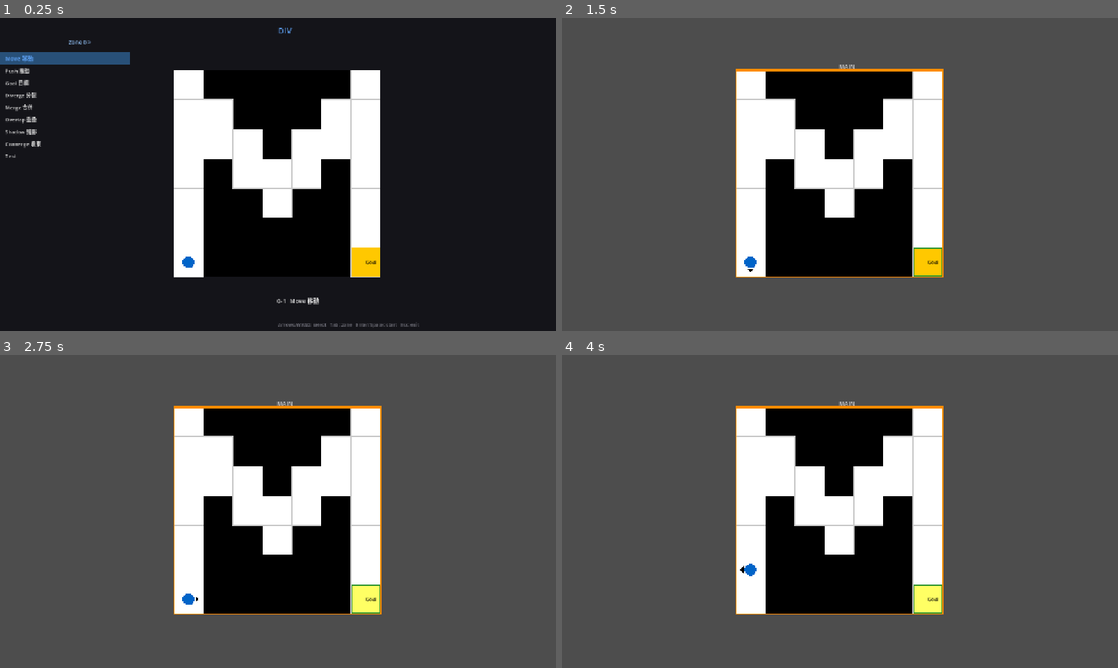
Above: before the commit, frames 1-4 (two rows, left to right).
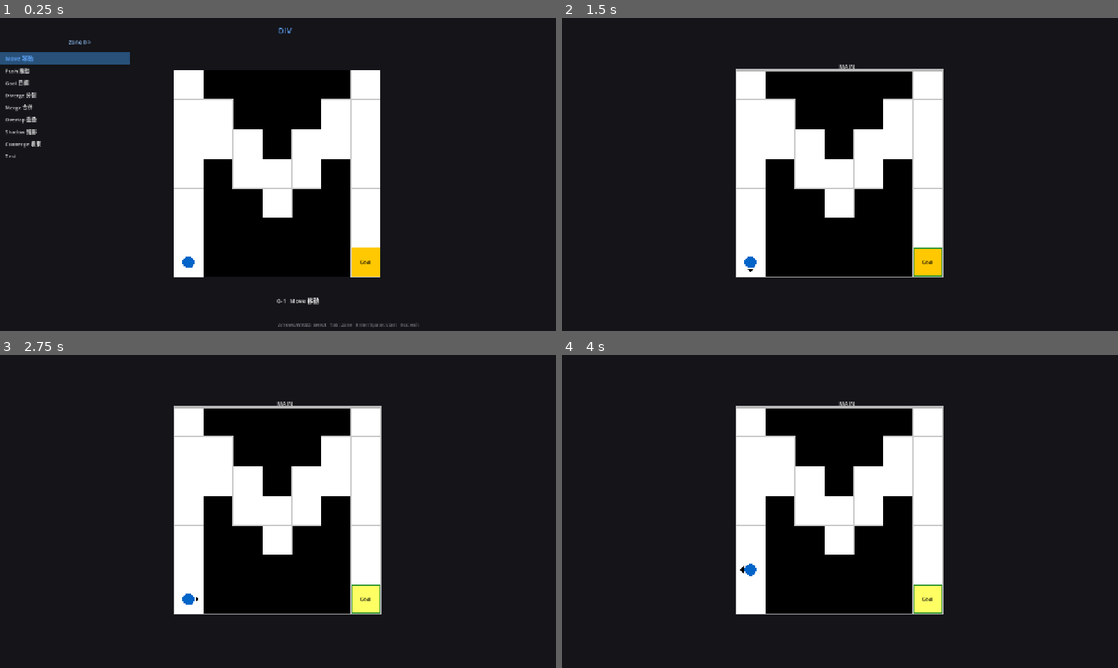
Above: after the commit, the same moments.

Repository: Periodev/DIV
Game: Godot game, scene res://scenes/main.tscn
The game is run twice, just before and just after one commit, with the same random seed, the same clock (stepped at 60 frames per second) and the same inputs.
Inputs:
- Up to frame 1 (0.25 s): no input
- Up to frame 2 (1.5 s): tap Enter at 0.5 s; hold D 0.53-1.28 s; tap R at 0.6 s; tap Space at 0.77 s; hold S from 1.28 s (still down); tap V at 1.35 s
- Up to frame 3 (2.75 s): tap Space at 1.52, 2 s; release S at 2.03 s; hold D from 2.03 s (still down); tap C at 2.1 s
- Up to frame 4 (4 s): release D at 2.78 s; hold W 2.78-3.53 s; tap F at 2.85 s; tap Space at 3.02, 3.77 s; tap Enter at 3.5 s; hold A from 3.53 s (still down); tap X at 3.6 s

The runs differ from the first frame. In frame 1, less than 0.1% of the frame differs, in the area x 64-68%, y 77-79%; in frame 2, 76%, in the area x 0-100%, y 0-100%; in frame 3, 76%; in frame 4, 76%.

Commit message:
Polish game rendering parity: background, borders, text centering, overlays

Diff:
--- a/godot/scenes/game_scene.tscn
+++ b/godot/scenes/game_scene.tscn
@@ -5,6 +5,20 @@
 
 [node name="GameScene" type="Node2D"]
 script = ExtResource("1")
+
+[node name="BG" type="CanvasLayer" parent="."]
+layer = -20
+
+[node name="Background" type="ColorRect" parent="BG"]
+anchors_preset = 15
+anchor_right = 1.0
+anchor_bottom = 1.0
+offset_left = 0.0
+offset_top = 0.0
+offset_right = 0.0
+offset_bottom = 0.0
+mouse_filter = 2
+color = Color(0.0784314, 0.0784314, 0.0980392, 1)
 
 [node name="Renderer0" type="Node2D" parent="."]
 script = ExtResource("2")
@@ -29,6 +43,18 @@
 theme_override_font_sizes/font_size = 20
 theme_override_colors/font_color = Color(0.9, 0.9, 0.9, 1)
 
+[node name="OverlayBackdrop" type="ColorRect" parent="UI"]
+visible = false
+anchors_preset = 15
+anchor_right = 1.0
+anchor_bottom = 1.0
+offset_left = 0.0
+offset_top = 0.0
+offset_right = 0.0
+offset_bottom = 0.0
+mouse_filter = 2
+color = Color(0, 0, 0, 0.72)
+
 [node name="OverlayLabel" type="Label" parent="UI"]
 visible = false
 anchors_preset = 8
@@ -44,4 +70,6 @@
 horizontal_alignment = 1
 vertical_alignment = 1
 theme_override_font_sizes/font_size = 32
-theme_override_colors/font_color = Color(1, 1, 1, 1)
+theme_override_constants/outline_size = 4
+theme_override_colors/font_color = Color(1, 0.9, 0.35, 1)
+theme_override_colors/font_outline_color = Color(0, 0, 0, 1)
--- a/godot/scripts/GameRenderer.gd
+++ b/godot/scripts/GameRenderer.gd
@@ -19,7 +19,6 @@
 const COLOR_SWITCH_ON    := Color8(255, 200, 0)
 const COLOR_SWITCH_INNER := Color8(90, 90, 90)
 const COLOR_SWITCH_ON_B  := Color8(160, 120, 0)       # dark amber border (on)
-const COLOR_SWITCH_OFF_B := Color8(160, 160, 160)     # border (off)
 const COLOR_HOLE         := Color8(60, 40, 20)
 const COLOR_NO_CARRY     := Color8(255, 100, 100)
 const COLOR_BRANCH       := Color8(50, 150, 50)
@@ -80,7 +79,6 @@
 	var eff: float = _spec.cell_size * _spec.scale   # effective pixel size per cell
 	var gpx: float = eff * gs                         # total panel size in pixels
 	var a:   float = _spec.alpha
-
 	# Background
 	draw_rect(Rect2(0, 0, gpx, gpx), _col(COLOR_BG, a))
 
@@ -144,7 +142,7 @@
 				draw_rect(br, _col(COLOR_GOAL_BORDER, a), false, maxf(1.0, 4.0 * cell_scale))
 			else:
 				draw_rect(rect, _col(COLOR_GOAL_OFF, a))
-			_draw_center_text("Goal", rect.get_center(), int(14.0 * cell_scale), _col(COLOR_TEXT, a))
+			_draw_text_in_rect("Goal", rect, int(14.0 * cell_scale), _col(COLOR_TEXT, a))
 
 		Enums.TerrainType.SWITCH:
 			var active := _spec.state.switch_activated(pos)
@@ -213,7 +211,7 @@
 				var ir     := Rect2(
 					rect.position.x + inset, rect.position.y + inset,
 					eff - inset * 2, eff - inset * 2)
-				var bc := COLOR_SWITCH_ON_B if active else COLOR_SWITCH_OFF_B
+				var bc := COLOR_SWITCH_ON_B if active else COLOR_SWITCH_INNER
 				draw_rect(ir, _col(bc, a), false, maxf(1.0, 3.0 * cell_scale))
 			else:
 				draw_rect(rect, _col(COLOR_GRID, a), false, thick)
@@ -251,7 +249,7 @@
 
 	# Padding: normal box=9px, underground box=15px.
 	var pad_base: float = 15.0 if ent.z == -1 else 9.0
-	var pad: float = pad_base * cell_scale
+	var pad: float = float(int(round(pad_base * cell_scale)))
 
 	# Falling animation: shift downward
 	var fall_key: Array = [ent.uid, ent.pos]
@@ -266,6 +264,7 @@
 		ent.pos.x * eff + pad,
 		ent.pos.y * eff + pad + fall_off,
 		eff - pad * 2, eff - pad * 2)
+	var snapped_rect: Rect2 = _pixel_snap_rect(rect)
 
 	# Box colour
 	var base_col: Color = BOX_COLORS[(ent.uid - 1) % BOX_COLORS.size()]
@@ -282,22 +281,20 @@
 	if is_held:
 		fill_col = fill_col.lightened(0.1)
 
-	draw_rect(rect, fill_col)
+	draw_rect(snapped_rect, fill_col)
 
 	# Border: none for transparent branch, dashed for shadow, solid otherwise.
 	var border_color: Color = _col(COLOR_TEXT, a)
-	var border_thick: float = maxf(1.0, 2.0 * cell_scale)
+	var border_thick: float = float(maxi(1, int(round(2.0 * cell_scale))))
 	if not is_transparent_branch:
 		if is_shadow:
-			_draw_dashed_rect(rect, border_color, border_thick)
+			_draw_dashed_rect(snapped_rect, border_color, border_thick)
 		else:
-			draw_rect(rect, border_color, false, border_thick)
+			draw_rect(snapped_rect, border_color, false, border_thick)
 
 	# Label: fusion label > overlap label > uid
 	var label: String = _entity_label(ent, overlap_labels)
-	_draw_center_text(
-		label, rect.get_center(),
-		int(14.0 * cell_scale), _col(COLOR_TEXT, a))
+	_draw_text_in_rect(label, snapped_rect, int(14.0 * cell_scale), _col(COLOR_TEXT, a))
 
 
 func _draw_player(player: Entity, eff: float, a: float) -> void:
@@ -338,7 +335,7 @@
 			for raw_uid in held_entity.fused_from:
 				pieces.append(str(raw_uid))
 			held_label = "+".join(pieces)
-		_draw_center_text(held_label, center, int(14.0 * cell_scale), _col(COLOR_TEXT, a))
+		_draw_text_in_rect(held_label, rect, int(14.0 * cell_scale), _col(COLOR_TEXT, a))
 		_draw_arrow(arrow_center, dx, dy, int(21.0 * cell_scale), _col(COLOR_TEXT, a))
 	else:
 		# Normal player: focused blue fill, non-focused gray ring.
@@ -405,6 +402,14 @@
 		i += step
 
 
+func _pixel_snap_rect(rect: Rect2) -> Rect2:
+	return Rect2(
+		round(rect.position.x),
+		round(rect.position.y),
+		round(rect.size.x),
+		round(rect.size.y))
+
+
 func _build_overlap_labels() -> Dictionary:
 	var by_pos: Dictionary = {}
 	for e in _spec.state.entities:
@@ -530,15 +535,36 @@
 func _draw_center_text(text: String, center: Vector2, font_size: int, col: Color) -> void:
 	if text == "":
 		return
-	var font := ThemeDB.fallback_font
+	var font: Font = ThemeDB.fallback_font
 	if font == null:
 		return
-	var ascent := font.get_ascent(font_size)
+	var ascent: float = font.get_ascent(font_size)
+	var descent: float = font.get_descent(font_size)
+	var baseline_y: float = center.y + (ascent - descent) * 0.5
 	draw_string(
 		font,
-		Vector2(center.x, center.y + ascent * 0.35),
+		Vector2(center.x, baseline_y),
 		text,
 		HORIZONTAL_ALIGNMENT_CENTER,
 		-1.0,
 		font_size,
 		col)
+
+
+func _draw_text_in_rect(text: String, rect: Rect2, font_size: int, col: Color) -> void:
+	if text == "":
+		return
+	var font: Font = ThemeDB.fallback_font
+	if font == null:
+		return
+	var ascent: float = font.get_ascent(font_size)
+	var descent: float = font.get_descent(font_size)
+	var baseline_y: float = rect.position.y + (rect.size.y + ascent - descent) * 0.5
+	draw_string(
+		font,
+		Vector2(rect.position.x, baseline_y),
+		text,
+		HORIZONTAL_ALIGNMENT_CENTER,
+		rect.size.x,
+		font_size,
+		col)
--- a/godot/scripts/GameScene.gd
+++ b/godot/scripts/GameScene.gd
@@ -9,6 +9,7 @@
 @onready var renderer0: GameRenderer = $Renderer0  # DIV 0 / MAIN
 @onready var renderer1: GameRenderer = $Renderer1  # DIV 1
 @onready var hint_label: Label        = $UI/HintLabel
+@onready var overlay_backdrop: ColorRect = $UI/OverlayBackdrop
 @onready var overlay_label: Label     = $UI/OverlayLabel
 
 # ---------------------------------------------------------------------------
@@ -66,6 +67,7 @@
 	controller.victory_achieved.connect(_on_victory)
 	controller.collapse_occurred.connect(_on_collapse)
 
+	overlay_backdrop.visible = false
 	overlay_label.visible = false
 	merge_preview_active  = false
 	slide_progress        = 0.0
@@ -214,18 +216,21 @@
 func _on_victory() -> void:
 	var level_dict: Dictionary = all_levels[current_level_idx] \
 		if current_level_idx >= 0 and current_level_idx < all_levels.size() else {}
-	var level_id := str(level_dict.get("id", ""))
+	var level_id: String = str(level_dict.get("id", ""))
 	GameData.mark_level_played(level_id)
+	overlay_backdrop.visible = true
 	overlay_label.text    = "LEVEL COMPLETE!\nR: restart   ]: next level   ESC: level select"
 	overlay_label.visible = true
 
 
 func _on_collapse() -> void:
+	overlay_backdrop.visible = true
 	overlay_label.text    = "FALL DOWN!\nR: restart   Z: undo"
 	overlay_label.visible = true
 
 
 func _full_refresh() -> void:
+	overlay_backdrop.visible = false
 	overlay_label.visible = false
 	_apply_frame_spec()
 	_update_ui()
--- a/godot/scripts/LevelPreview.gd
+++ b/godot/scripts/LevelPreview.gd
@@ -73,7 +73,7 @@
 			draw_rect(rect, COLOR_WALL)
 		Enums.TerrainType.GOAL:
 			draw_rect(rect, COLOR_GOAL)
-			_draw_center_text("Goal", rect.get_center(), int(14 * cell_scale), COLOR_TEXT)
+			_draw_text_in_rect("Goal", rect, int(14 * cell_scale), COLOR_TEXT)
 		Enums.TerrainType.SWITCH:
 			var active: bool = branch_state.switch_activated(pos)
 			draw_rect(rect, COLOR_SWITCH_ON if active else COLOR_SWITCH_OFF)
@@ -128,7 +128,7 @@
 		var fill: Color = BOX_COLORS[(ent.uid - 1) % BOX_COLORS.size()]
 		draw_rect(rect, fill)
 		draw_rect(rect, COLOR_TEXT, false, max(1.0, 2.0 * cell_scale))
-		_draw_center_text(str(ent.uid), rect.get_center(), int(14 * cell_scale), COLOR_TEXT)
+		_draw_text_in_rect(str(ent.uid), rect, int(14 * cell_scale), COLOR_TEXT)
 
 
 func _draw_player(cell_size: int) -> void:
@@ -173,9 +173,11 @@
 	if font == null or text == "":
 		return
 	var ascent: float = font.get_ascent(font_size)
+	var descent: float = font.get_descent(font_size)
+	var baseline_y: float = center.y + (ascent - descent) * 0.5
 	draw_string(
 		font,
-		Vector2(center.x, center.y + ascent * 0.35),
+		Vector2(center.x, baseline_y),
 		text,
 		HORIZONTAL_ALIGNMENT_CENTER,
 		-1.0,
@@ -184,5 +186,23 @@
 	)
 
 
+func _draw_text_in_rect(text: String, rect: Rect2, font_size: int, color: Color) -> void:
+	var font: Font = ThemeDB.fallback_font
+	if font == null or text == "":
+		return
+	var ascent: float = font.get_ascent(font_size)
+	var descent: float = font.get_descent(font_size)
+	var baseline_y: float = rect.position.y + (rect.size.y + ascent - descent) * 0.5
+	draw_string(
+		font,
+		Vector2(rect.position.x, baseline_y),
+		text,
+		HORIZONTAL_ALIGNMENT_CENTER,
+		rect.size.x,
+		font_size,
+		color
+	)
+
+
 func _cell_size() -> int:
 	return max(1, int(float(map_pixel_size) / branch_state.grid_size))
--- a/godot/scripts/PresentationModel.gd
+++ b/godot/scripts/PresentationModel.gd
@@ -73,6 +73,8 @@
 const RIGHT_X   := CENTER_X + TARGET_PANEL + GAP    # 910
 const LEFT_X    := CENTER_X - GAP - SIDE_GRID       # 34
 const SIDE_Y    := (WINDOW_H - SIDE_GRID) / 2       # 192
+const BORDER_FOCUSED := Color(0.72, 0.72, 0.72)
+const BORDER_UNFOCUSED := Color(0.4, 0.4, 0.4)
 
 
 # ---------------------------------------------------------------------------
@@ -157,7 +159,7 @@
 		controller.main_branch,
 		focus == 0,
 		"DIV 0" if has_branched else "MAIN",
-		Color(1.0, 0.55, 0.0) if (focus == 0) else Color(0.4, 0.4, 0.4),
+		BORDER_FOCUSED if (focus == 0) else BORDER_UNFOCUSED,
 		ih if (focus == 0) else null,
 		spec.timeline_hint if (focus == 0) else "",
 		has_branched, merge_preview_active, cell_sz,
@@ -173,7 +175,7 @@
 			controller.sub_branch,
 			focus == 1,
 			"DIV 1",
-			Color(0.0, 0.86, 1.0) if (focus == 1) else Color(0.4, 0.4, 0.4),
+			BORDER_FOCUSED if (focus == 1) else BORDER_UNFOCUSED,
 			ih if (focus == 1) else null,
 			spec.timeline_hint if (focus == 1) else "",
 			has_branched, merge_preview_active, cell_sz,
